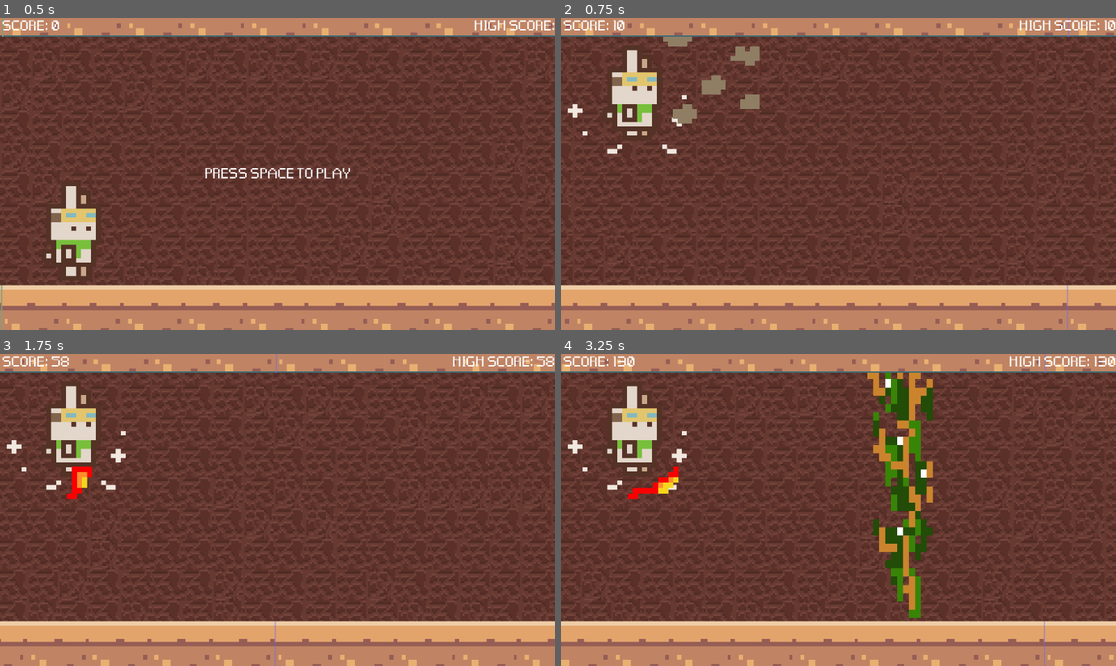
Above: before the commit, frames 1-4 (two rows, left to right).
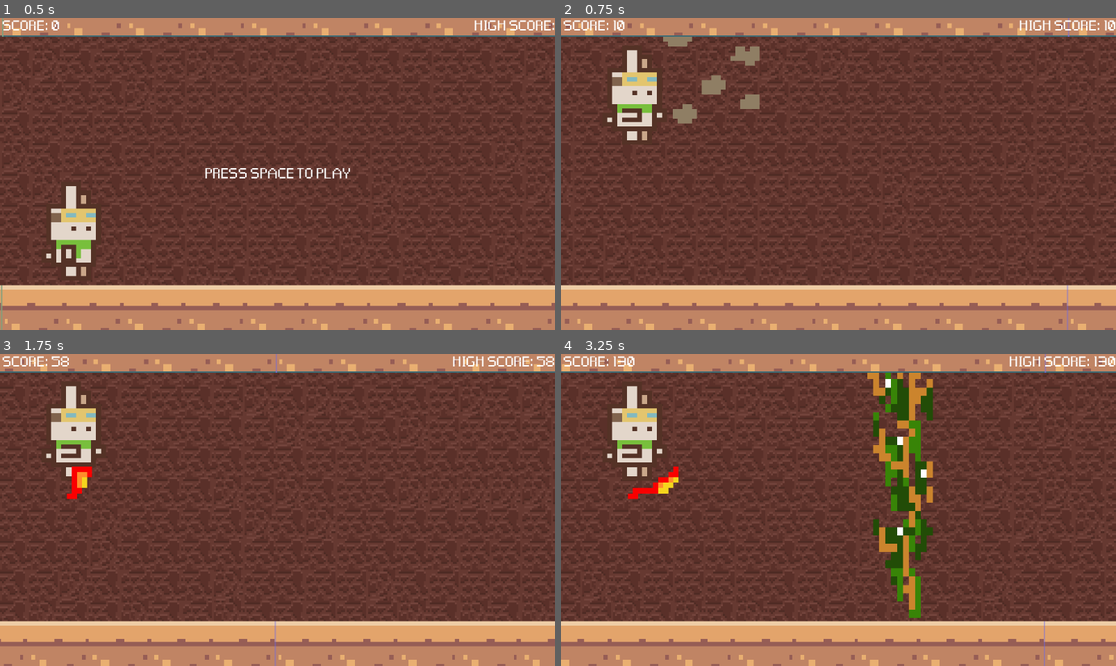
Above: after the commit, the same moments.

Repository: maryandrearv/the-elemental-path
Game: Godot game, scene res://scenes/main.tscn
The game is run twice, just before and just after one commit, with the same random seed, the same clock (stepped at 60 frames per second) and the same inputs.
Inputs:
- Up to frame 1 (0.5 s): no input
- Up to frame 2 (0.75 s): tap Space at 0.5 s; tap E (earth) at 0.6 s
- Up to frame 3 (1.75 s): tap Enter (ui_accept) at 0.77, 1.52 s; tap R (fire) at 1.35 s
- Up to frame 4 (3.25 s): tap E (earth) at 2.1 s; tap R (fire) at 2.85 s; tap Enter (ui_accept) at 3.02 s

Frame 1 is identical in both runs. In frame 2, 0.5% of the frame differs, in the area x 1-23%, y 21-44%; in frame 3, 0.5%; in frame 4, 0.5%.

Commit message:
fixed animation

Diff:
--- a/runner/runner/scenes/Echo.tscn
+++ b/runner/runner/scenes/Echo.tscn
@@ -16,13 +16,21 @@
 atlas = ExtResource("2_qb8ms")
 region = Rect2(0, 0, 32, 32)
 
-[sub_resource type="AtlasTexture" id="AtlasTexture_nr8s1"]
-atlas = ExtResource("2_qb8ms")
-region = Rect2(64, 32, 32, 32)
-
-[sub_resource type="AtlasTexture" id="AtlasTexture_pl8gf"]
-atlas = ExtResource("2_qb8ms")
-region = Rect2(96, 32, 32, 32)
+[sub_resource type="AtlasTexture" id="AtlasTexture_kpkvo"]
+atlas = ExtResource("2_qb8ms")
+region = Rect2(0, 64, 32, 32)
+
+[sub_resource type="AtlasTexture" id="AtlasTexture_twf15"]
+atlas = ExtResource("2_qb8ms")
+region = Rect2(32, 64, 32, 32)
+
+[sub_resource type="AtlasTexture" id="AtlasTexture_45wkl"]
+atlas = ExtResource("2_qb8ms")
+region = Rect2(64, 64, 32, 32)
+
+[sub_resource type="AtlasTexture" id="AtlasTexture_yaru1"]
+atlas = ExtResource("2_qb8ms")
+region = Rect2(96, 64, 32, 32)
 
 [sub_resource type="AtlasTexture" id="AtlasTexture_dmvl7"]
 atlas = ExtResource("2_qb8ms")
@@ -63,10 +71,16 @@
 }, {
 "frames": [{
 "duration": 1.0,
-"texture": SubResource("AtlasTexture_nr8s1")
-}, {
-"duration": 1.0,
-"texture": SubResource("AtlasTexture_pl8gf")
+"texture": SubResource("AtlasTexture_kpkvo")
+}, {
+"duration": 1.0,
+"texture": SubResource("AtlasTexture_twf15")
+}, {
+"duration": 1.0,
+"texture": SubResource("AtlasTexture_45wkl")
+}, {
+"duration": 1.0,
+"texture": SubResource("AtlasTexture_yaru1")
 }],
 "loop": true,
 "name": &"jump",
@@ -159,7 +173,7 @@
 position = Vector2(4, 40.75)
 scale = Vector2(5.15625, 4.67188)
 sprite_frames = SubResource("SpriteFrames_k886e")
-animation = &"cast"
+animation = &"jump"
 
 [node name="RunCol" type="CollisionShape2D" parent="."]
 position = Vector2(2, 40)
Not shown: 1 places in runner/runner/scenes/Echo.tscn that only renumber resources
